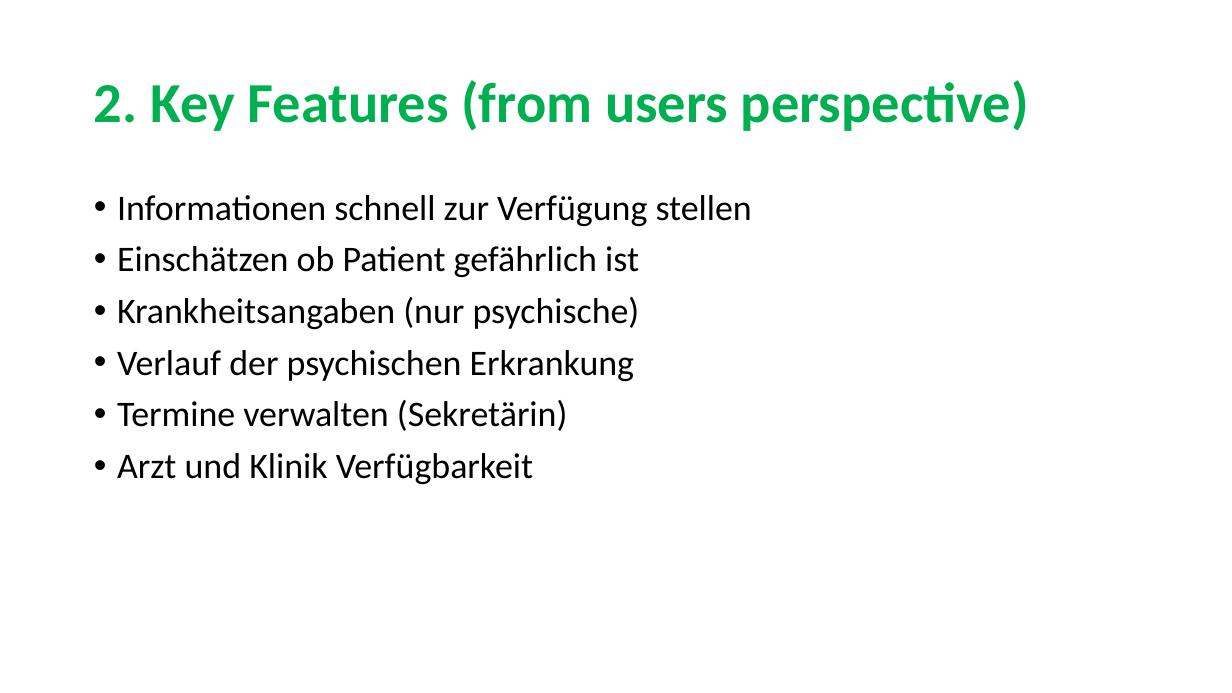
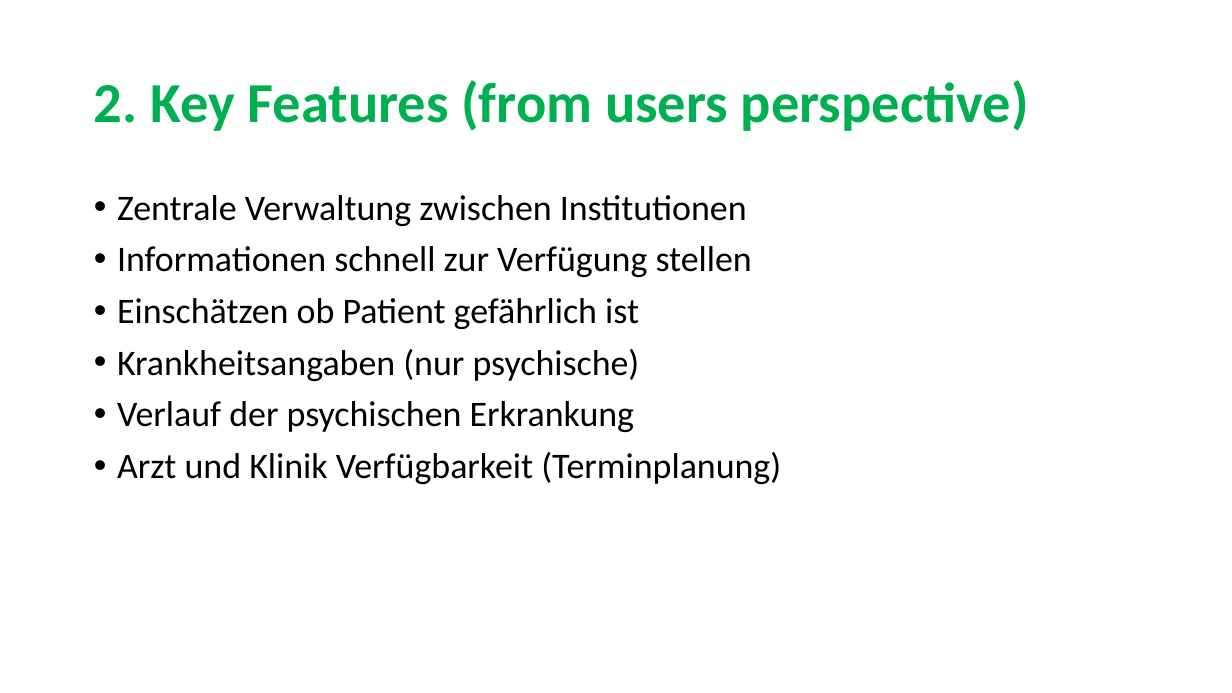
Before and after one commit to sarahmele/ch.bfh.btx8081.w2015.green, a slide deck: slide 4 of doc/task01/Task1.pptx. Drawn at 1232x693 pixels with LibreOffice and Linux fonts; fonts in the diff are those of the drawing. Boxes give left, top, right and bottom in pixels: in the first picture for what was removed or moved away, otherwise in the second. Text is boxed around its words. In the diff, an @@ line names an element or a change of style, - is before the commit and + after.

```diff
--- a/doc/task01/Task1.pptx
+++ b/doc/task01/Task1.pptx
@@ text at box(117, 195, 747, 226): paragraph added @@
+• Zentrale Verwaltung zwischen Institutionen
@@ text at box(117, 452, 781, 484): text changed @@
-• Termine verwalten (Sekretärin)
-• Arzt und Klinik Verfügbarkeit
+• Arzt und Klinik Verfügbarkeit (Terminplanung)
```
Also in this commit, not shown: 1 slide added, 1 slide removed.
